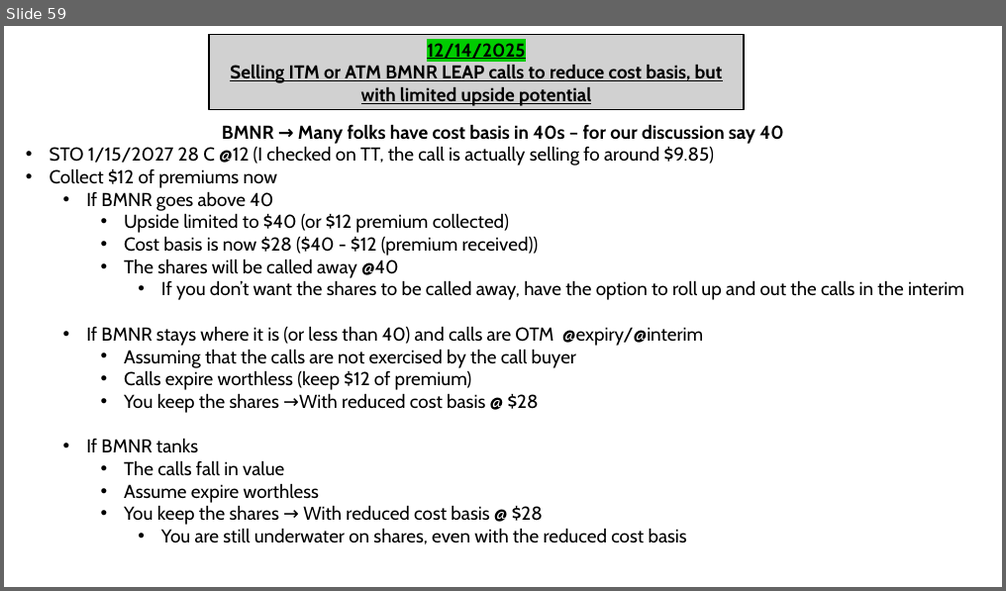
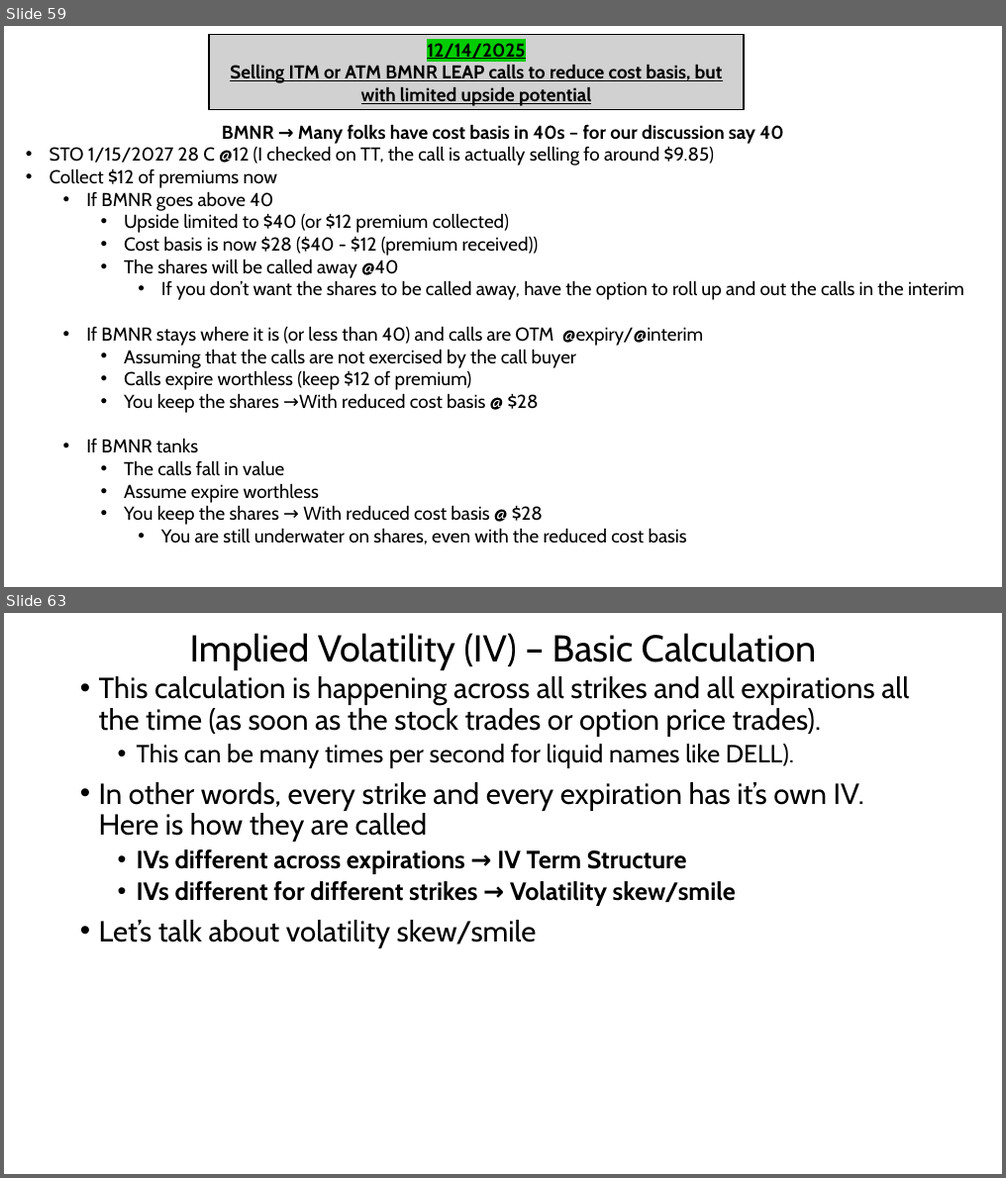
Before and after one commit to austin-stocks/python, a slide deck: User_Files/Options.pptx. Shown one above the other, each under a label of ours: slide 59 before the commit, slides 59 and 63 after it; the slides between them are not shown. The pictures are 1006x591 and 1006x1178 pixels, drawn with LibreOffice and Linux fonts; fonts in the diff are those of the drawing. Boxes give left, top, right and bottom in pixels: in the first picture for what was removed or moved away, otherwise in the second. Text is boxed around its words. In the diff, an @@ line names an element or a change of style, - is before the commit and + after.

```diff
--- a/User_Files/Options.pptx
+++ b/User_Files/Options.pptx
@@ slide 63 added at bbox=[4, 613, 1002, 1174], background #FFFFFF @@
@@ title added at bbox=[190, 633, 816, 670], 36 pt, text #000000 @@
+Implied Volatility (IV) – Basic Calculation
@@ text added at bbox=[99, 676, 909, 949], 28 pt, text #000000 @@
+• This calculation is happening across all strikes and all expirations all the time (as soon as the stock trades or option price trades).
+  • This can be many times per second for liquid names like DELL).
+• In other words, every strike and every expiration has it’s own IV. Here is how they are called
+  • IVs different across expirations → IV Term Structure
+  • IVs different for different strikes → Volatility skew/smile
+• Let’s talk about volatility skew/smile
```
Also in this commit, not shown: 3 other slides added, 6 other files.
